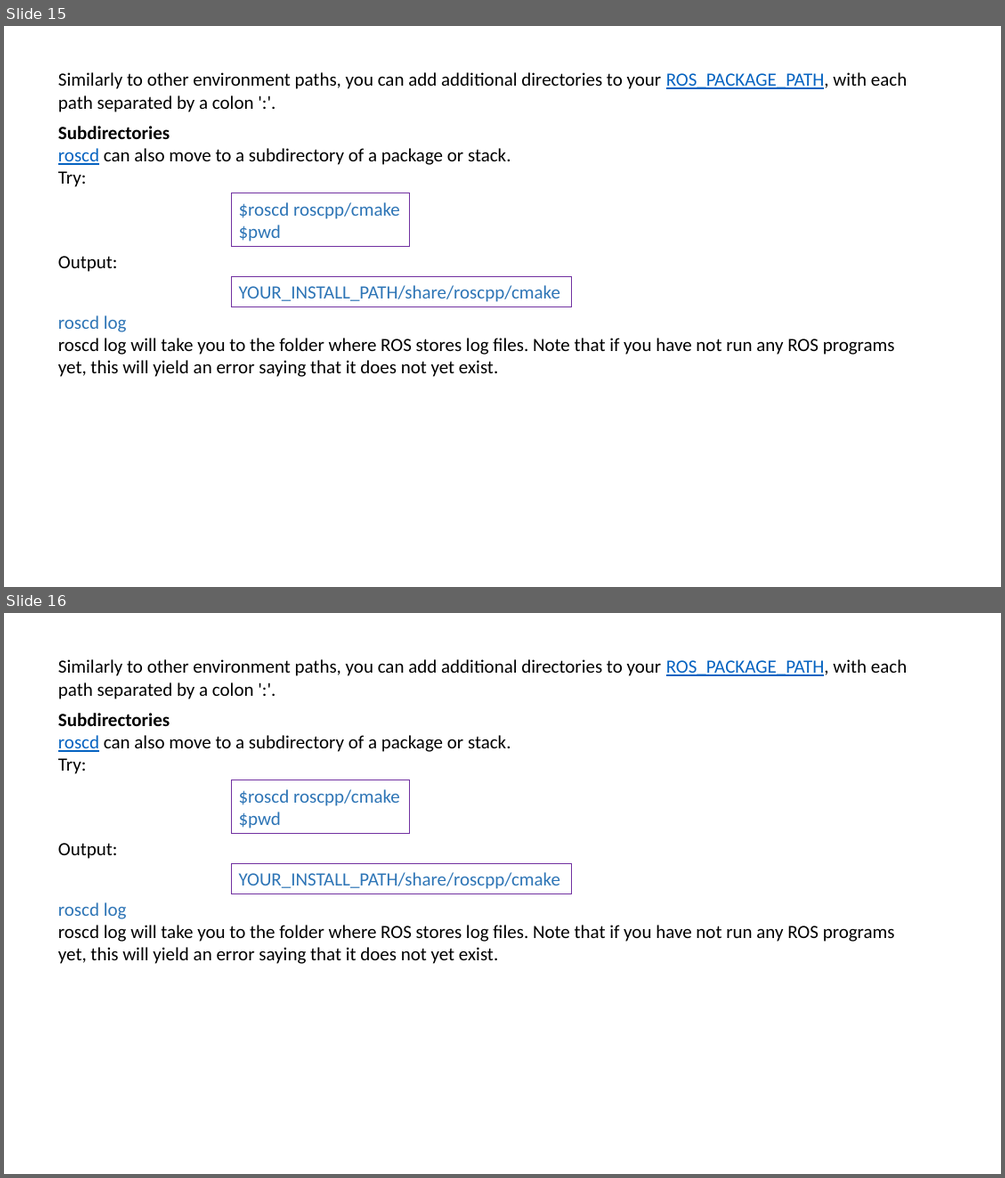
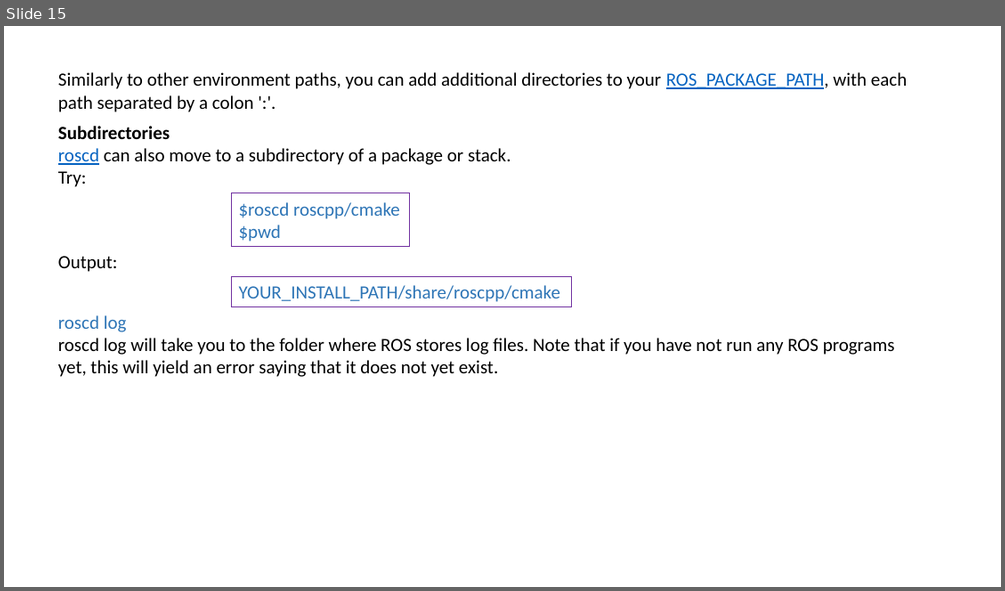
Before and after one commit to vishal-kit/ROS_Lec_1, a slide deck: ROS lec 1.pptx. Shown one above the other, each under a label of ours: slides 15 and 16 before the commit, slide 15 after it. The pictures are 1005x1178 and 1005x591 pixels, drawn with LibreOffice and Linux fonts; fonts in the diff are those of the drawing. Boxes give left, top, right and bottom in pixels: in the first picture for what was removed or moved away, otherwise in the second. Text is boxed around its words. In the diff, an @@ line names an element or a change of style, - is before the commit and + after.

Commit message:
remove duplicate slides

```diff
--- a/ROS lec 1.pptx
+++ b/ROS lec 1.pptx
@@ slide 16 removed at (4,613,1001,1174), background #FFFFFF @@
@@ text removed at (58,659,906,699) @@
-Similarly to other environment paths, you can add additional directories to your ROS_PACKAGE_PATH, with each path separated by a colon ':'.
@@ text removed at (58,713,511,774) @@
-Subdirectories
-roscd can also move to a subdirectory of a package or stack.
-Try:
@@ rectangle removed at (231,780,410,834) @@
-$roscd roscpp/cmake
-$pwd
@@ text removed at (58,843,118,859) @@
-Output:
@@ rectangle removed at (231,863,572,893) @@
-YOUR_INSTALL_PATH/share/roscpp/cmake
@@ text removed at (58,902,895,964) @@
-roscd log
-roscd log will take you to the folder where ROS stores log files. Note that if you have not run any ROS programs yet, this will yield an error saying that it does not yet exist.
```
